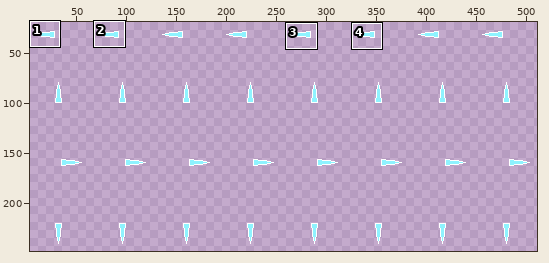
Two states of a sprite sheet, resources/icelance.png. Above: a wide view before the commit, with the close-up outlined.
Close-up. Before the edit:
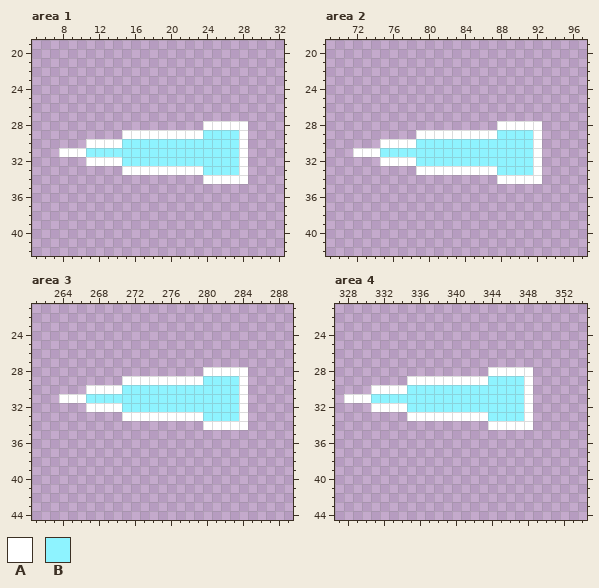
The file is 512x256 pixels. Shown: area 1: x 5..32, y 19..42; area 2: x 69..97, y 19..42; area 3: x 261..289, y 21..44; area 4: x 327..354, y 21..44. The wide view leaves out empty margins. The commit also changed other parts of the picture, which this record leaves out.
Palette (. is transparent): A #ffffff  B #8ef3ff
Pixels before, area 1, first column x 8:
28 ................AAAAA
29 .......AAAAAAAAABBBBA
30 ...AAAABBBBBBBBBBBBBA
31 AAABBBBBBBBBBBBBBBBBA
32 ...AAAABBBBBBBBBBBBBA
33 .......AAAAAAAAABBBBA
34 ................AAAAA
Pixels before, area 2, first column x 72:
28 ................AAAAA
29 .......AAAAAAAAABBBBA
30 ...AAAABBBBBBBBBBBBBA
31 AAABBBBBBBBBBBBBBBBBA
32 ...AAAABBBBBBBBBBBBBA
33 .......AAAAAAAAABBBBA
34 ................AAAAA
Pixels before, area 3, first column x 264:
28 ................AAAAA
29 .......AAAAAAAAABBBBA
30 ...AAAABBBBBBBBBBBBBA
31 AAABBBBBBBBBBBBBBBBBA
32 ...AAAABBBBBBBBBBBBBA
33 .......AAAAAAAAABBBBA
34 ................AAAAA
Pixels before, area 4, first column x 328:
28 ................AAAAA
29 .......AAAAAAAAABBBBA
30 ...AAAABBBBBBBBBBBBBA
31 AAABBBBBBBBBBBBBBBBBA
32 ...AAAABBBBBBBBBBBBBA
33 .......AAAAAAAAABBBBA
34 ................AAAAA
After:
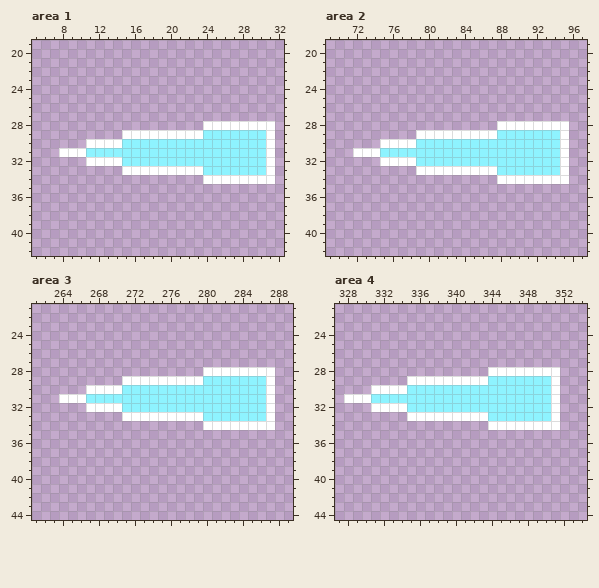
Edits made:
Area 1:
The edit adds colour A in row 28 at x 29 to 31; in rows 29 to 33 at x 31; in row 34 at x 29 to 31.
The edit adds colour B in rows 29 to 33 at x 29 to 30.
Colour A gives way to colour B in rows 29 to 33 at x 28.
Area 2:
The edit adds colour A in row 28 at x 93 to 95; in rows 29 to 33 at x 95; in row 34 at x 93 to 95.
The edit adds colour B in rows 29 to 33 at x 93 to 94.
Colour A gives way to colour B in rows 29 to 33 at x 92.
Area 3:
The edit adds colour A in row 28 at x 285 to 287; in rows 29 to 33 at x 287; in row 34 at x 285 to 287.
The edit adds colour B in rows 29 to 33 at x 285 to 286.
Colour A gives way to colour B in rows 29 to 33 at x 284.
Area 4:
The edit adds colour A in row 28 at x 349 to 351; in rows 29 to 33 at x 351; in row 34 at x 349 to 351.
The edit adds colour B in rows 29 to 33 at x 349 to 350.
Colour A gives way to colour B in rows 29 to 33 at x 348.
